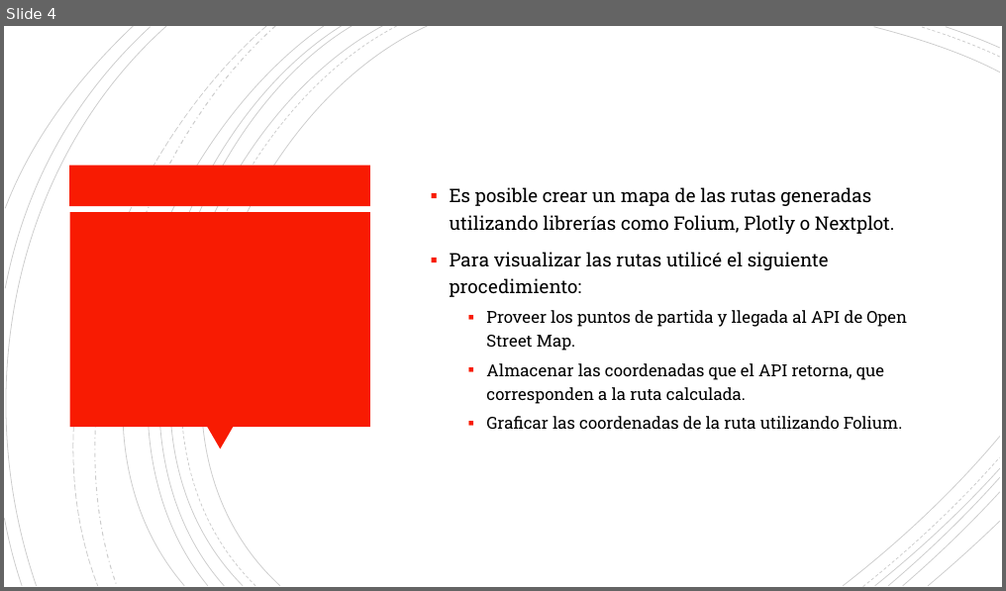
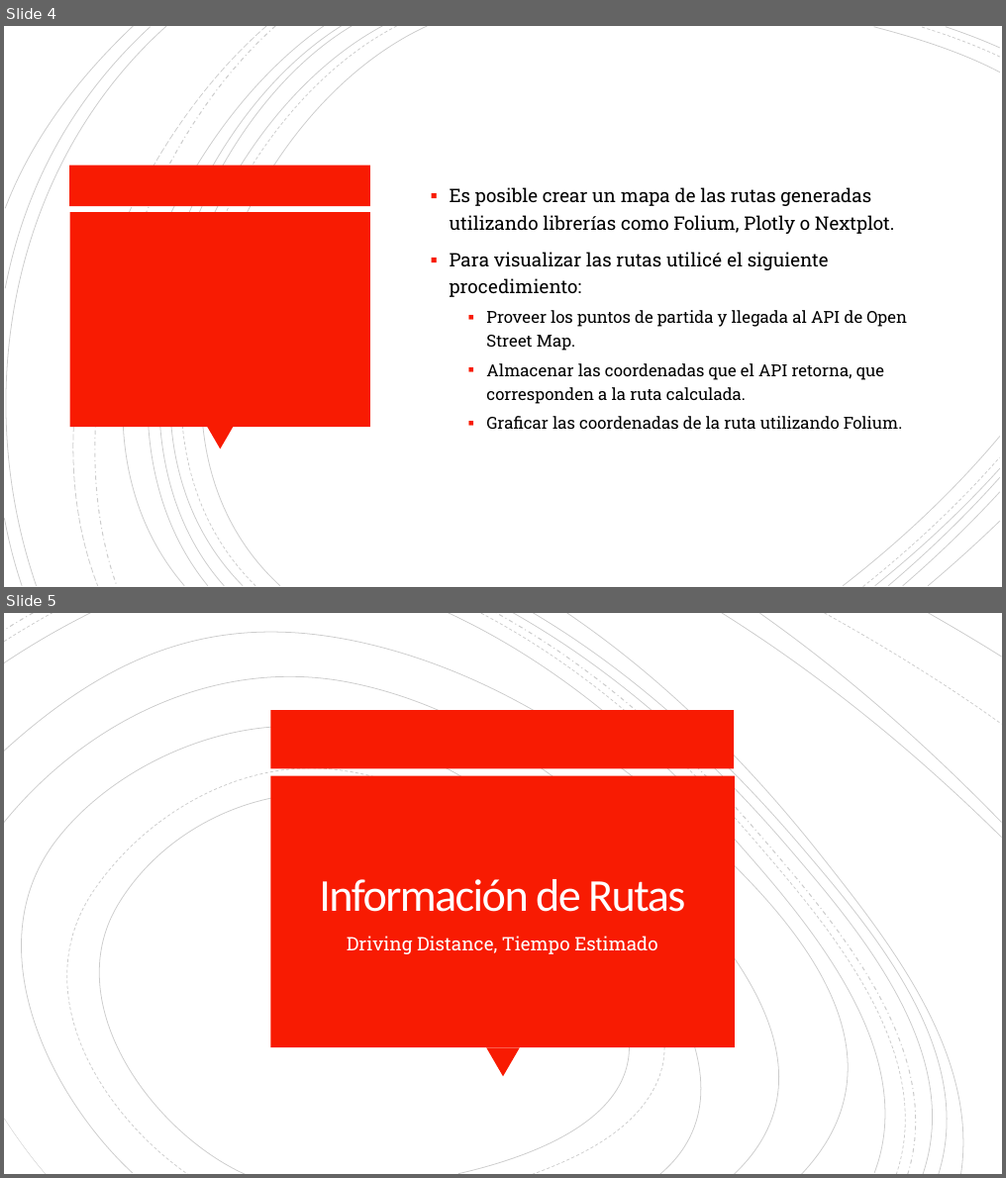
Before and after one commit to mirelesde/route-evaluation-armur, a slide deck: Parte 2.pptx. Shown one above the other, each under a label of ours: slide 4 before the commit, slides 4 and 5 after it. The pictures are 1006x591 and 1006x1178 pixels, drawn with LibreOffice and Linux fonts; fonts in the diff are those of the drawing. Boxes give left, top, right and bottom in pixels: in the first picture for what was removed or moved away, otherwise in the second. Text is boxed around its words. In the diff, an @@ line names an element or a change of style, - is before the commit and + after.

```diff
--- a/Parte 2.pptx
+++ b/Parte 2.pptx
@@ slide 5 added at [4, 613, 1002, 1174], background #FFFFFF @@
@@ group added at [4, 613, 1002, 1174]: 19 freeform shapes @@
@@ rectangle added at [270, 710, 734, 768], fill #F81B02 @@
@@ rectangle added at [270, 776, 735, 1048], fill #F81B02 @@
@@ title added at [319, 879, 685, 912], 44 pt, text #FFFEFF @@
+Información de Rutas
@@ text added at [347, 936, 657, 955], 18 pt, text #FFFEFF @@
+Driving Distance, Tiempo Estimado
@@ triangle added at [486, 1048, 520, 1076], fill #F81B02 @@
```
Also in this commit, not shown: 1 other slide added, 2 other files.
